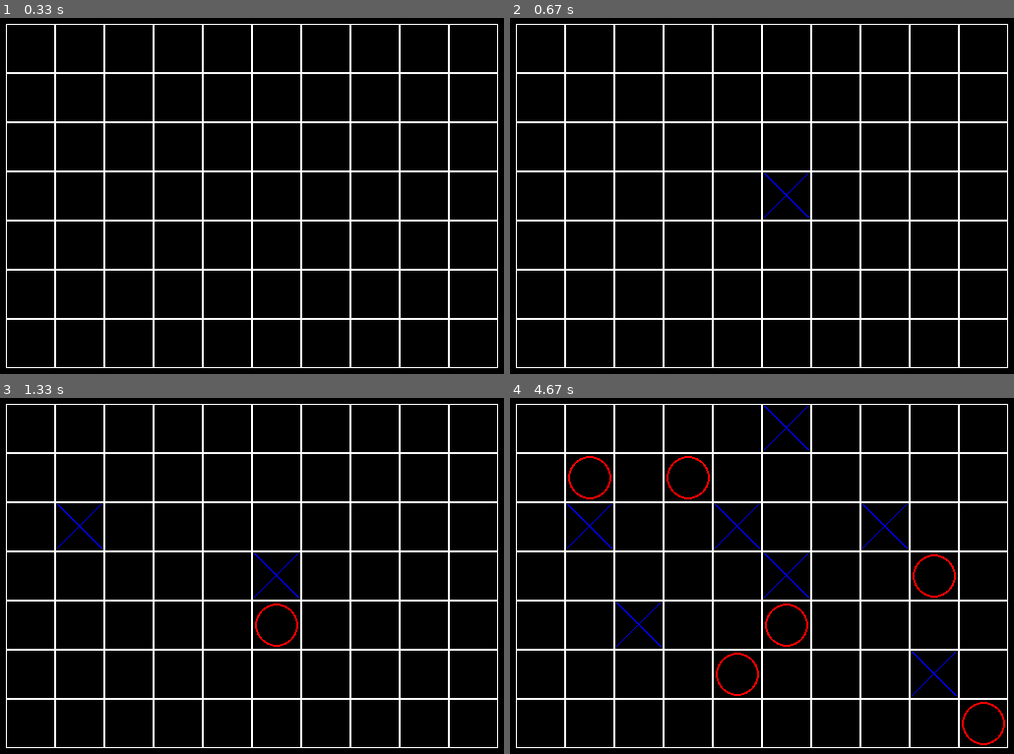
Above: before the commit, frames 1-4 (two rows, left to right).
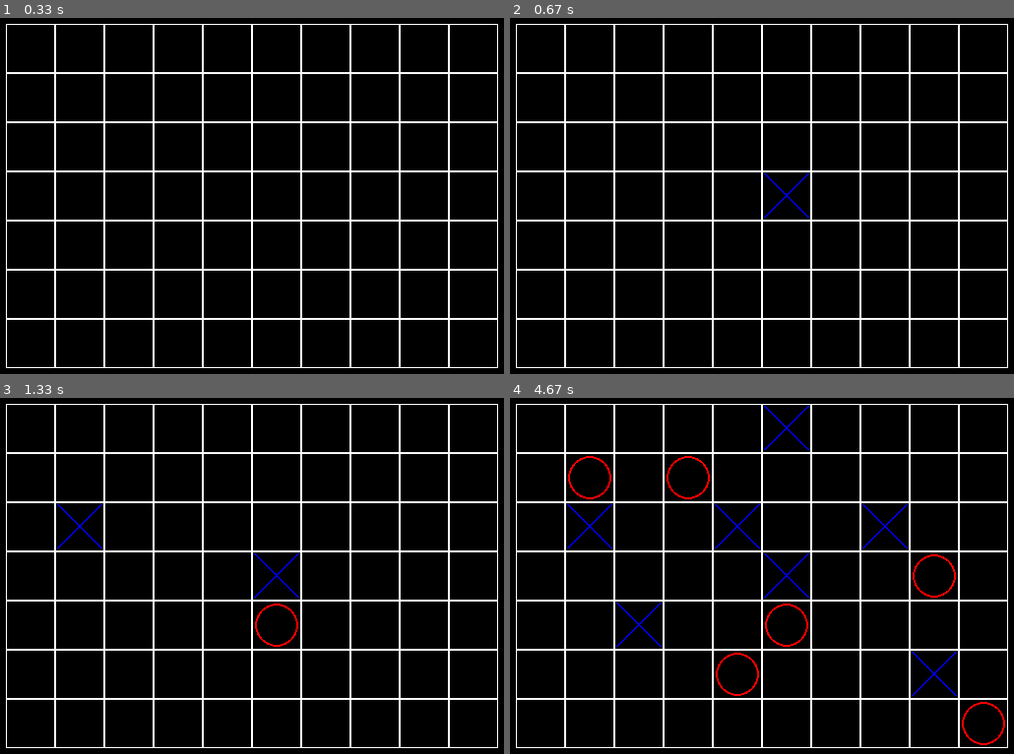
Above: after the commit, the same moments.

Repository: KirillCodeCreator/pygame_tasks
Game: pygame game, started from Board/board5.py
The game is run twice, just before and just after one commit, with the same random seed, the same clock (stepped at 60 frames per second) and the same inputs.
Inputs (mouse positions are in pixels of both pictures, inside the frame that each line leads up to):
- Up to frame 1 (0.33 s): no input
- Up to frame 2 (0.67 s): click (762, 196) at 0.38 s
- Up to frame 3 (1.33 s): click (257, 600) at 0.72 s; click (85, 515) at 1.05 s
- Up to frame 4 (4.67 s): click (958, 714) at 1.38 s; click (772, 444) at 1.72 s; click (736, 679) at 2.05 s; click (741, 508) at 2.38 s; click (686, 494) at 2.72 s; click (903, 540) at 3.05 s; click (928, 565) at 3.38 s; click (953, 654) at 3.72 s; click (605, 497) at 4.05 s; click (636, 643) at 4.38 s

Frame 1 is identical in both runs. In frame 2, less than 0.1% of the frame differs, in the area x 50-60%, y 43-57%; in frame 3, less than 0.1%; in frame 4, 0.2%, in the area x 11-89%, y 2-84%.

Commit message:
доработка в задаче Пра-пра-пра-крестики-нолики

Diff:
--- a/Board/board5.py
+++ b/Board/board5.py
@@ -47,7 +47,7 @@
             elif cell_data[1] == 1:
                 rect = pygame.Rect((cell_data[0].left + 2, cell_data[0].top + 2, 44, 44))
                 pygame.draw.line(screen, blue_color, rect.topleft, rect.bottomright, 2)
-                pygame.draw.line(screen, blue_color, rect.topright, rect.bottomleft)
+                pygame.draw.line(screen, blue_color, rect.topright, rect.bottomleft, 2)
         pygame.display.update()
 
     def on_click(self, cell):
